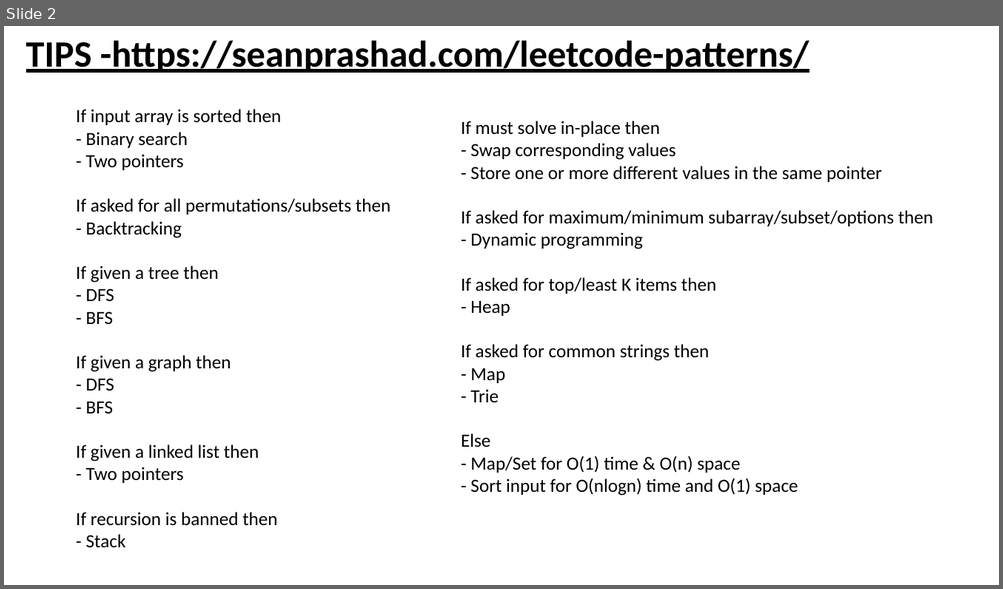
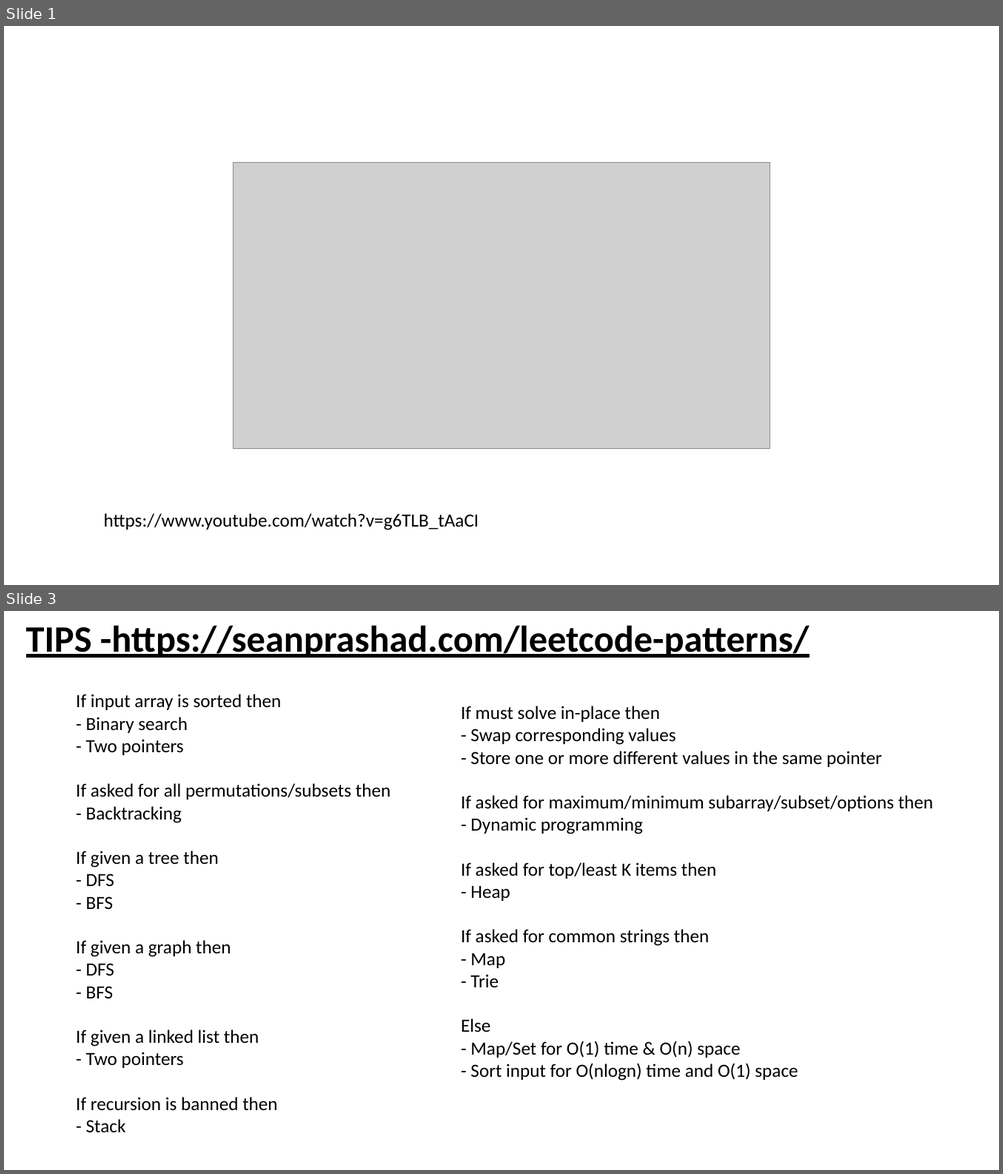
Before and after one commit to developer20sujeet/Assessment_2022, a slide deck: Assessment/Study Material/Algorithmic Patterns for Coding Interviews/Algorithmic Patterns for Coding Interviews.pptx. Shown one above the other, each under a label of ours: slide 2 before the commit, slides 1 and 3 after it; the slides between them are not shown. The pictures are 1003x589 and 1003x1174 pixels, drawn with LibreOffice and Linux fonts; fonts in the diff are those of the drawing; grey boxes stand for pictures. Boxes give left, top, right and bottom in pixels: in the first picture for what was removed or moved away, otherwise in the second. Text is boxed around its words. In the diff, an @@ line names an element or a change of style, - is before the commit and + after.

```diff
--- a/Assessment/Study Material/Algorithmic Patterns for Coding Interviews/Algorithmic Patterns for Coding Interviews.pptx
+++ b/Assessment/Study Material/Algorithmic Patterns for Coding Interviews/Algorithmic Patterns for Coding Interviews.pptx
@@ slide 1 added at [4,26,999,585], background #FFFFFF @@
@@ picture added at [233,163,768,449] @@
@@ text added at [104,514,479,531], 18 pt, text #000000 @@
+https://www.youtube.com/watch?v=g6TLB_tAaCI
@@ what was slide 2 is now slide 3 @@
```
Also in this commit, not shown: 4 other slides added, 3 slides removed, 5 other files.
